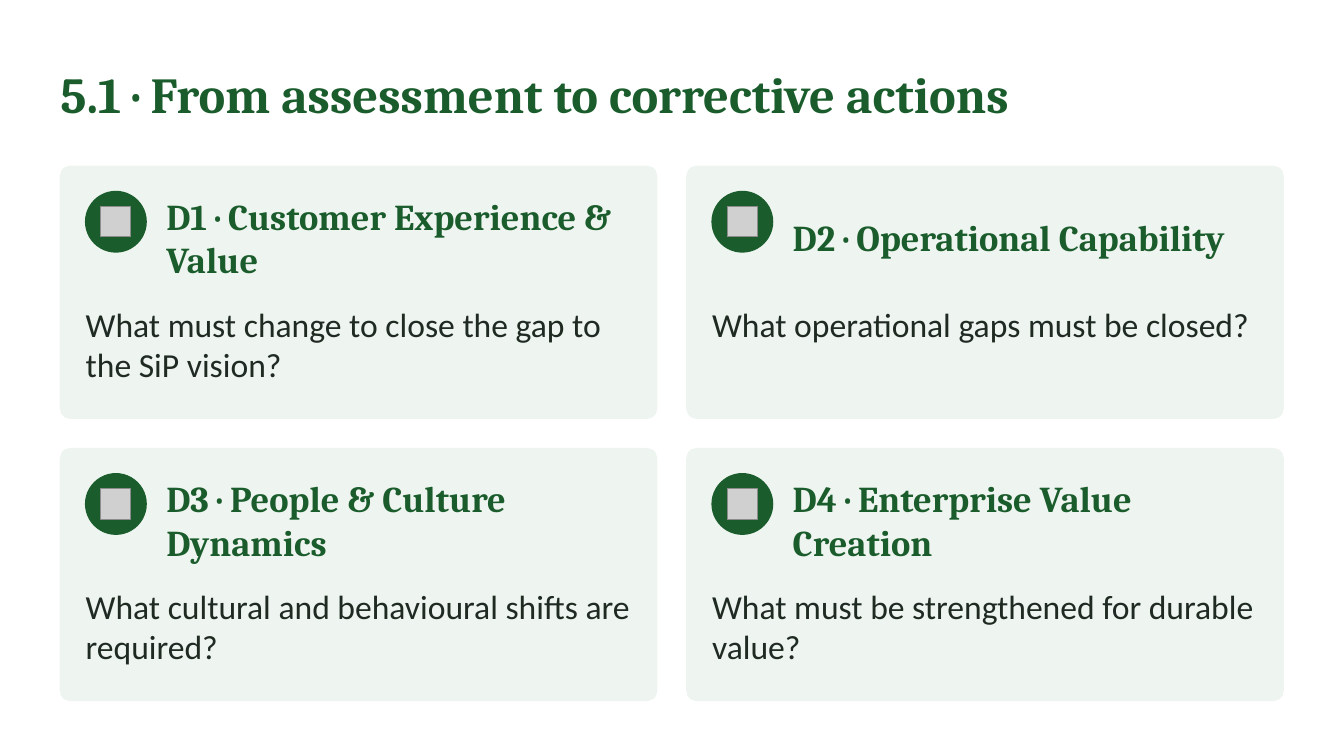
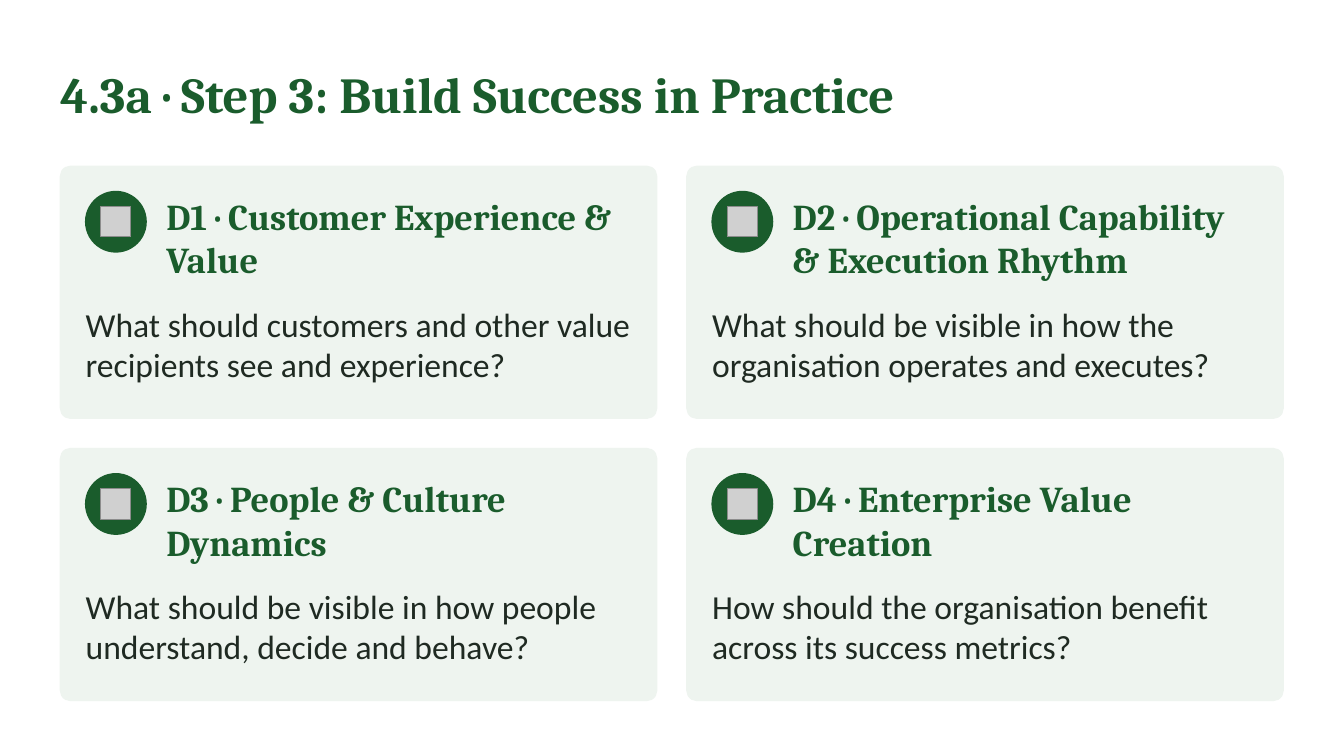
Before and after one commit to IBSL26/ibsl-platform, a slide deck: slide 40 of Unit decks/Unit 02 - Strategy Visioning & Success in Practice (SiP).pptx (slide 25 before the commit). Drawn at 1344x756 pixels with LibreOffice and Linux fonts; fonts in the diff are those of the drawing; grey boxes stand for pictures. Boxes give left, top, right and bottom in pixels: in the first picture for what was removed or moved away, otherwise in the second. Text is boxed around its words. In the diff, an @@ line names an element or a change of style, - is before the commit and + after.

```diff
--- a/Unit decks/Unit 02 - Strategy Visioning & Success in Practice (SiP).pptx
+++ b/Unit decks/Unit 02 - Strategy Visioning & Success in Practice (SiP).pptx
@@ text at bbox=[60, 78, 894, 124]: text changed @@
-5.1 · From assessment to corrective actions
+4.3a · Step 3: Build Success in Practice
@@ text at bbox=[793, 204, 1225, 281]: text changed @@
-D2 · Operational Capability
+D2 · Operational Capability & Execution Rhythm
@@ text at bbox=[86, 313, 630, 383]: text changed @@
-What must change to close the gap to the SiP vision?
+What should customers and other value recipients see and experience?
@@ text at bbox=[712, 313, 1209, 383]: text changed @@
-What operational gaps must be closed?
+What should be visible in how the organisation operates and executes?
@@ text at bbox=[86, 595, 596, 663]: text changed @@
-What cultural and behavioural shifts are required?
+What should be visible in how people understand, decide and behave?
@@ text at bbox=[712, 595, 1208, 660]: text changed @@
-What must be strengthened for durable value?
+How should the organisation benefit across its success metrics?
```
Also in this commit, not shown: 15 other slides changed, 29 slides added, 12 slides removed, 47 other files.
